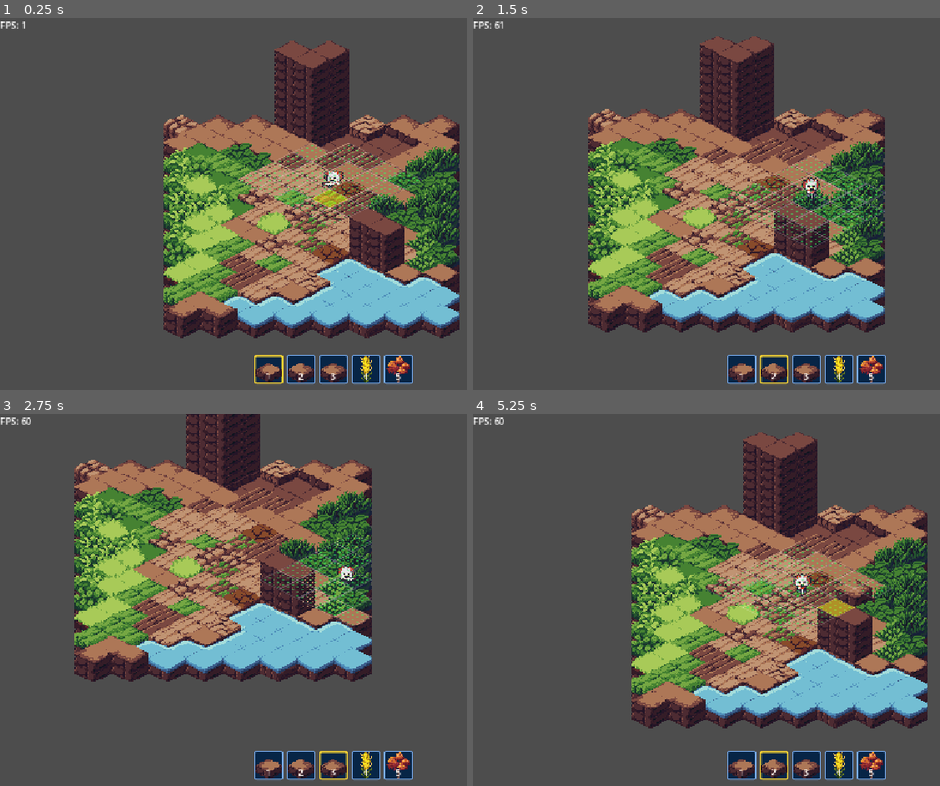
Above: before the commit, frames 1-4 (two rows, left to right).
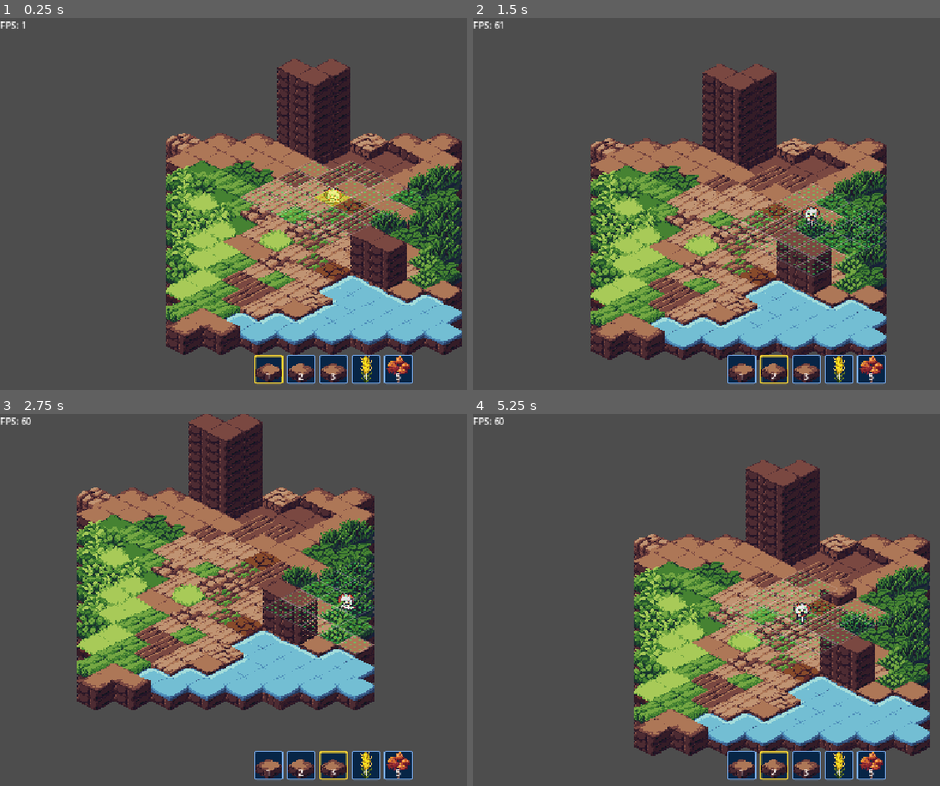
Above: after the commit, the same moments.

Repository: Luo-Mio/ColdWave2047
Game: Godot game, scene res://scene/main_scene.tscn
The game is run twice, just before and just after one commit, with the same random seed, the same clock (stepped at 60 frames per second) and the same inputs.
Inputs (mouse positions are in pixels of both pictures, inside the frame that each line leads up to):
- Up to frame 1 (0.25 s): no input
- Up to frame 2 (1.5 s): tap Enter at 0.5 s; move the mouse to (outside the picture) at 0.52 s; hold D (move_right) 0.53-1.28 s; tap 1 at 0.6 s; click (outside the picture) at 0.67 s; move the mouse to (673, 222) at 1.27 s; hold S (move_down) from 1.28 s (still down); tap 2 at 1.35 s; click (673, 222) at 1.42 s
- Up to frame 3 (2.75 s): move the mouse to (401, 518) at 2.02 s; release S (move_down) at 2.03 s; hold D (move_right) from 2.03 s (still down); tap 3 at 2.1 s; click (401, 518) at 2.17 s
- Up to frame 4 (5.25 s): move the mouse to (771, 678) at 2.77 s; release D (move_right) at 2.78 s; hold W (move_up) 2.78-3.53 s; tap one key every 0.75 s from 2.85 s: 4 5 1 2; click (771, 678) at 2.92 s; move the mouse to (outside the picture) at 3.52 s; hold A (move_left) 3.53-5.03 s; click (outside the picture) at 3.67 s; move the mouse to (608, 544) at 4.27 s; click (608, 544) at 4.42 s; move the mouse to (841, 600) at 5.02 s; hold S (move_down) from 5.03 s (still down); click (841, 600) at 5.17 s

The runs differ from the first frame. In frame 1, 33% of the frame differs, in the area x 35-99%, y 6-91%; in frame 2, 38%, in the area x 24-89%, y 4-92%; in frame 3, 37%; in frame 4, 38%.

Commit message:
优化性能和网格网络系统

Diff:
--- a/scene/main_scene.tscn
+++ b/scene/main_scene.tscn
@@ -370,7 +370,8 @@
 script = ExtResource("3_4wnd8")
 
 [node name="CharacterBody2D" parent="sortworld" unique_id=240145075 instance=ExtResource("3_x5n27")]
-position = Vector2(131, 54)
+position = Vector2(129, 54)
+camera_speed = 16.0
 
 [node name="plantscene" type="Node" parent="." unique_id=676632468]
 
--- a/script/core/grid_data.gd
+++ b/script/core/grid_data.gd
@@ -7,7 +7,7 @@
 var grid: Dictionary = {}
 var layers: Array[TileMapLayer] = []
 var tile_cells: Dictionary = {}
-
+var highest_floor: Dictionary = {}
 # 2. 物体与农作物占用表
 # 大物体占用表(4x4整格,如树木): key = cell_key(cell), value = 物体节点
 var objects_at: Dictionary = {}
@@ -19,10 +19,13 @@
 	layers = layer_nodes
 	grid.clear()
 	tile_cells.clear()
+	highest_floor.clear() # ← 清空缓存
 	for z in layers.size():
 		for cell in layers[z].get_used_cells():
+			var k := cell_key(cell)
 			grid[Vector3i(cell.x, cell.y, z)] = true
-			tile_cells[cell_key(cell)] = true
+			tile_cells[k] = true
+			highest_floor[k] = maxi(highest_floor.get(k, 0), z) # ← 记录该格最高层
 
 # 世界坐标 → 大格子坐标
 func world_to_cell(world_pos: Vector2) -> Vector2i:
@@ -64,12 +67,9 @@
 	var col := float(cell.x - cell.y)
 	return row * half_h - col * 0.001
 
-# 某格最高楼层
+# 某格最高楼层（O(1) 瞬时查询，零循环零垃圾）
 func get_highest_floor(cell: Vector2i) -> int:
-	for z in range(layers.size() - 1, -1, -1):
-		if grid.has(Vector3i(cell.x, cell.y, z)):
-			return z
-	return 0
+	return highest_floor.get(cell_key(cell), 0)
 
 # 楼层号 → Y 像素偏移
 func get_floor_pixel_offset(floor: int) -> float:
@@ -89,18 +89,26 @@
 # 砖块增删
 func set_tile(cell: Vector2i, z: int, exists: bool) -> void:
 	var key := Vector3i(cell.x, cell.y, z)
+	var ck := cell_key(cell)
 	if exists:
 		grid[key] = true
-		tile_cells[cell_key(cell)] = true
+		tile_cells[ck] = true
+		highest_floor[ck] = maxi(highest_floor.get(ck, 0), z)
 	else:
 		grid.erase(key)
-		var still_has := false
-		for zz in layers.size():
+		# 拆除时重新计算该格的最高楼层
+		var max_z := 0
+		var has_any := false
+		for zz in range(z, -1, -1):
 			if grid.has(Vector3i(cell.x, cell.y, zz)):
-				still_has = true
+				max_z = zz
+				has_any = true
 				break
-		if not still_has:
-			tile_cells.erase(cell_key(cell))
+		if has_any:
+			highest_floor[ck] = max_z
+		else:
+			highest_floor.erase(ck)
+			tile_cells.erase(ck)
 
 # === 物体与农作物多槽位占用系统 ===
 
--- a/script/entities/objects/object_base.gd
+++ b/script/entities/objects/object_base.gd
@@ -30,15 +30,6 @@
 		var ry := jitter_size.y * 0.5
 		jitter = _get_random_diamond_offset(rx, ry)
 
-	# 2. 自动给树冠挂透视 shader（有 Canopy 节点才挂）
-	var canopy := get_node_or_null("Canopy") as Sprite2D
-	if canopy == null:
-		canopy = get_node_or_null("Sprite2D") as Sprite2D
-	if canopy and canopy.material == null:
-		var mat := ShaderMaterial.new()
-		mat.shader = load("res://script/shaders/xray.gdshader")
-		canopy.material = mat
-
 	# 3. 碰撞体高度修正（如果有）
 	var collision_node := get_node_or_null("StaticBody2D")
 	if collision_node:
--- a/script/entities/player/main_chara.gd
+++ b/script/entities/player/main_chara.gd
@@ -5,8 +5,12 @@
 
 # 瓷砖锚点在视觉底面,角色要站在顶面 → 额外上移 8px
 @export var foot_offset: float = -8.0
-
 @onready var animated_sprite: AnimatedSprite2D = $AnimatedSprite2D
+@onready var camera: Camera2D = get_node_or_null("Camera2D")
+# 可在检查器实时微调的摄像机速度曲线参数
+@export_group("摄像机速度曲线与跟随")
+@export var enable_camera_height_smooth: bool = true # 是否开启高度平滑缓动
+@export var camera_speed: float = 8.0                # 跟随速度（数值越大越紧凑，数值越小越柔和）
 
 var current_anim: String = "walkSouth"
 var sort_key: float = 0.0        # 排序主键(所在格基底 y)
@@ -44,12 +48,18 @@
 	velocity = move_dir * move_speed
 	move_and_slide()
 
-	# ---------- 3. 高度加成(瞬时,无过渡) ----------
-	# 查角色脚下格子的最高层,精灵直接偏移到该层高度
+	# ---------- 3. 高度加成与摄像机阻尼速度曲线 ----------
 	var cell := GridData.world_to_cell(global_position)
-	# print("所在格=", cell, " 行=", cell.x + cell.y)   # 调试用,已注释
 	var floor := GridData.get_highest_floor(cell)
 	animated_sprite.position.y = GridData.get_floor_pixel_offset(floor) + foot_offset
+
+	if camera:
+		var target_camera_y := animated_sprite.position.y
+		if enable_camera_height_smooth:
+			# 指数衰减阻尼曲线（Ease-Out：快速响应、柔和减速靠拢）
+			camera.position.y = lerpf(camera.position.y, target_camera_y, 1.0 - exp(-camera_speed * _delta))
+		else:
+			camera.position.y = target_camera_y
 
 	# ---------- 4. 更新排序键(只有换格子才重排) ----------
 	_update_sort_key()
--- a/script/systems/build_manager.gd
+++ b/script/systems/build_manager.gd
@@ -26,8 +26,6 @@
 # 放置瓷砖
 func _place_tile(cell: Vector2i, tile_atlas: Vector2i, sort_world: Node2D, selector: Node2D, tile_layers: Array[TileMapLayer]) -> void:
 	var z := GridData.get_highest_floor(cell) + 1
-	if z >= tile_layers.size():
-		return
 	var cell_layer := get_or_create_cell_layer(z, cell, sort_world, tile_layers)
 	cell_layer.set_cell(cell, 0, tile_atlas, 0)
 	GridData.set_tile(cell, z, true)
@@ -94,8 +92,10 @@
 
 	cell_layer = cell_script.new()
 	cell_layer.name = key
-	cell_layer.tile_set = tile_layers[z].tile_set
-	cell_layer.position = tile_layers[z].position
+	# 统一使用第 0 层的 TileSet 材质图集
+	cell_layer.tile_set = tile_layers[0].tile_set
+	# 【核心】：纯数学计算该层 Y 坐标偏移（每高 1 层往上移 8 像素，无限支持！）
+	cell_layer.position = Vector2(0.0, -float(z) * 8.0)
 	cell_layer.y_sort_enabled = true
 	cell_layer.collision_enabled = false
 	cell_layer.set("sort_key", GridData.cell_to_sort_key(cell))
--- a/script/systems/selector.gd
+++ b/script/systems/selector.gd
@@ -11,6 +11,7 @@
 var _last_target_cell: Vector2i = Vector2i(-99999, -99999)
 var _last_target_sub_cell: Vector2i = Vector2i(-1, -1)
 var _last_player_cell: Vector2i = Vector2i(-99999, -99999)
+var _cached_tiles: Array[Dictionary] = [] # 缓存当前周围有效格子的空间数据
 
 @onready var hotbar_node: Node = get_node_or_null("../hotbar")
 
@@ -24,10 +25,42 @@
 
 func force_update() -> void:
 	_last_target_cell = Vector2i(-99999, -99999)
+	_last_player_cell = Vector2i(-99999, -99999)
 	_update_mouse_selection()
 	queue_redraw()
 
-# 【直觉鼠标拾取】：在几何物理距离内检测鼠标悬停的地块
+# 仅当角色换格子时，更新一次周围有效格子的空间数据缓存（去重优化）
+func _rebuild_tile_cache(player: Node2D) -> void:
+	_cached_tiles.clear()
+	var player_cell := GridData.world_to_cell(player.global_position)
+	var player_floor := GridData.get_highest_floor(player_cell)
+	var player_ground_pos := GridData.cell_to_world(player_cell) + Vector2(0.0, GridData.get_floor_pixel_offset(player_floor))
+	# 2:1 等距网格中，Y 轴每行仅为 8px，因此 Y 方向需要双倍扫描行数
+	var scan_rx := interaction_range + 1
+	var scan_ry := interaction_range * 2 + 1
+	for dy in range(-scan_ry, scan_ry + 1):
+		for dx in range(-scan_rx, scan_rx + 1):
+			var cell := player_cell + Vector2i(dx, dy)
+			if not GridData.has_any_tile(cell):
+				continue
+
+			var floor_val := GridData.get_highest_floor(cell)
+			if floor_val != player_floor:
+				continue
+
+			var cell_top := GridData.cell_to_world(cell) + Vector2(0.0, GridData.get_floor_pixel_offset(floor_val))
+			var delta := cell_top - player_ground_pos
+			var iso_dist: float = (absf(delta.x) / 32.0) + (absf(delta.y) / 16.0)
+			if iso_dist > float(interaction_range) + 0.15:
+				continue
+
+			_cached_tiles.append({
+				"cell": cell,
+				"top": cell_top,
+				"floor": floor_val
+			})
+
+# 【直觉鼠标拾取】：直接在缓存中做命中检测
 func _update_mouse_selection() -> void:
 	if GridData.layers.is_empty():
 		return
@@ -36,65 +69,38 @@
 		return
 
 	var player_cell := GridData.world_to_cell(player.global_position)
-	var player_floor := GridData.get_highest_floor(player_cell)
-	var player_ground_pos := GridData.cell_to_world(player_cell) + Vector2(0.0, GridData.get_floor_pixel_offset(player_floor))
+	var player_moved := (player_cell != _last_player_cell)
+
+	# 角色换格子时，更新空间缓存
+	if player_moved:
+		_last_player_cell = player_cell
+		_rebuild_tile_cache(player)
+
 	var mouse_pos := get_global_mouse_position()
-
-	var active_item: Dictionary = {}
-	if hotbar_node and hotbar_node.has_method("get_active_item"):
-		active_item = hotbar_node.call("get_active_item")
-	var is_micro_crop: bool = (active_item.get("grid_size", Vector2i(4, 4)) == Vector2i(1, 1))
-
 	var found_cell := Vector2i(-99999, -99999)
 	var found_sub := Vector2i(0, 0)
 
-	# 扫描候选区
-	var scan_r := interaction_range + 1
-	for dy in range(-scan_r * 2, scan_r * 2 + 1):
-		for dx in range(-scan_r * 2, scan_r * 2 + 1):
-			var cell := player_cell + Vector2i(dx, dy)
-			if not GridData.has_any_tile(cell):
-				continue
-
-			var floor_val := GridData.get_highest_floor(cell)
-			if is_micro_crop and floor_val != player_floor:
-				continue
-
-			var cell_top := GridData.cell_to_world(cell) + Vector2(0.0, GridData.get_floor_pixel_offset(floor_val))
-
-			# 【真实等距几何距离裁剪】：保证范围绝对居中对称
-			var delta := cell_top - player_ground_pos
-			var iso_dist: float = (absf(delta.x) / 32.0) + (absf(delta.y) / 16.0)
-			if iso_dist > float(interaction_range) + 0.15:
-				continue
-
-			# 判定鼠标是否落在该格 32x16 菱形内部
-			var rel := mouse_pos - cell_top
-			if (absf(rel.x) / 16.0) + (absf(rel.y) / 8.0) <= 1.0:
-				found_cell = cell
-				found_sub = GridData.world_to_sub_cell(mouse_pos, cell)
-				break
-		if found_cell != Vector2i(-99999, -99999):
+	for tile_data in _cached_tiles:
+		var rel: Vector2 = mouse_pos - tile_data["top"]
+		if (absf(rel.x) / 16.0) + (absf(rel.y) / 8.0) <= 1.0:
+			found_cell = tile_data["cell"]
+			found_sub = GridData.world_to_sub_cell(mouse_pos, found_cell)
 			break
 
 	target_cell = found_cell
 	target_sub_cell = found_sub
 
-	if target_cell != _last_target_cell or target_sub_cell != _last_target_sub_cell or player_cell != _last_player_cell:
+	# 【修复关键】：只要鼠标选区改变，或者【角色移动到了新格子 (player_moved)】，立刻重绘！
+	if target_cell != _last_target_cell or target_sub_cell != _last_target_sub_cell or player_moved:
 		_last_target_cell = target_cell
 		_last_target_sub_cell = target_sub_cell
-		_last_player_cell = player_cell
 		queue_redraw()
 
-# 【合批绘制】：严格按真实几何距离绘制绝对对称的种植网格
+# 【合批绘制】：直接遍历缓存数据提交 GPU
 func _draw() -> void:
 	var player: Node2D = get_node_or_null(player_path)
 	if player == null:
 		return
-
-	var player_cell := GridData.world_to_cell(player.global_position)
-	var player_floor := GridData.get_highest_floor(player_cell)
-	var player_ground_pos := GridData.cell_to_world(player_cell) + Vector2(0.0, GridData.get_floor_pixel_offset(player_floor))
 
 	var active_item: Dictionary = {}
 	if hotbar_node and hotbar_node.has_method("get_active_item"):
@@ -105,49 +111,35 @@
 	var green_dots := PackedVector2Array()
 	var red_dots := PackedVector2Array()
 
-	var scan_r := interaction_range + 1
-	for dy in range(-scan_r * 2, scan_r * 2 + 1):
-		for dx in range(-scan_r * 2, scan_r * 2 + 1):
-			var cell := player_cell + Vector2i(dx, dy)
-			if not GridData.has_any_tile(cell):
-				continue
+	# 直接复用缓存中的格子数据，不再做任何重复计算
+	for tile_data in _cached_tiles:
+		var cell: Vector2i = tile_data["cell"]
+		var cell_top: Vector2 = tile_data["top"]
 
-			var floor_val := GridData.get_highest_floor(cell)
-			if floor_val != player_floor:
-				continue
+		# 绘制 32x16 外边框
+		var p_top := cell_top + Vector2(0, -8)
+		var p_right := cell_top + Vector2(16, 0)
+		var p_bot := cell_top + Vector2(0, 8)
+		var p_left := cell_top + Vector2(-16, 0)
+		grid_lines.push_back(p_top); grid_lines.push_back(p_right)
+		grid_lines.push_back(p_right); grid_lines.push_back(p_bot)
+		grid_lines.push_back(p_bot); grid_lines.push_back(p_left)
+		grid_lines.push_back(p_left); grid_lines.push_back(p_top)
 
-			var cell_top := GridData.cell_to_world(cell) + Vector2(0.0, GridData.get_floor_pixel_offset(floor_val))
-
-			# 真实等距几何距离裁剪
-			var delta := cell_top - player_ground_pos
-			var iso_dist: float = (absf(delta.x) / 32.0) + (absf(delta.y) / 16.0)
-			if iso_dist > float(interaction_range) + 0.15:
-				continue
-
-			# 绘制 32x16 外边框
-			var p_top := cell_top + Vector2(0, -8)
-			var p_right := cell_top + Vector2(16, 0)
-			var p_bot := cell_top + Vector2(0, 8)
-			var p_left := cell_top + Vector2(-16, 0)
-			grid_lines.push_back(p_top); grid_lines.push_back(p_right)
-			grid_lines.push_back(p_right); grid_lines.push_back(p_bot)
-			grid_lines.push_back(p_bot); grid_lines.push_back(p_left)
-			grid_lines.push_back(p_left); grid_lines.push_back(p_top)
-
-			# 16 个微槽位点阵
-			var occupancies := GridData.get_cell_sub_occupancies(cell)
-			for sy in 4:
-				for sx in 4:
-					var sp := Vector2i(sx, sy)
-					if cell == target_cell and sp == target_sub_cell and is_micro_crop:
-						continue
-					var sub_center := cell_top + GridData.sub_cell_to_local_offset(sp, Vector2i(1, 1))
-					if occupancies[sy * 4 + sx]:
-						red_dots.push_back(sub_center + Vector2(-1, 0))
-						red_dots.push_back(sub_center + Vector2(1, 0))
-					else:
-						green_dots.push_back(sub_center + Vector2(-1, 0))
-						green_dots.push_back(sub_center + Vector2(1, 0))
+		# 16 个微槽位点阵
+		var occupancies := GridData.get_cell_sub_occupancies(cell)
+		for sy in 4:
+			for sx in 4:
+				var sp := Vector2i(sx, sy)
+				if cell == target_cell and sp == target_sub_cell and is_micro_crop:
+					continue
+				var sub_center := cell_top + GridData.sub_cell_to_local_offset(sp, Vector2i(1, 1))
+				if occupancies[sy * 4 + sx]:
+					red_dots.push_back(sub_center + Vector2(-1, 0))
+					red_dots.push_back(sub_center + Vector2(1, 0))
+				else:
+					green_dots.push_back(sub_center + Vector2(-1, 0))
+					green_dots.push_back(sub_center + Vector2(1, 0))
 
 	if not grid_lines.is_empty():
 		draw_multiline(grid_lines, Color(1.0, 1.0, 1.0, 0.15), 1.0)
